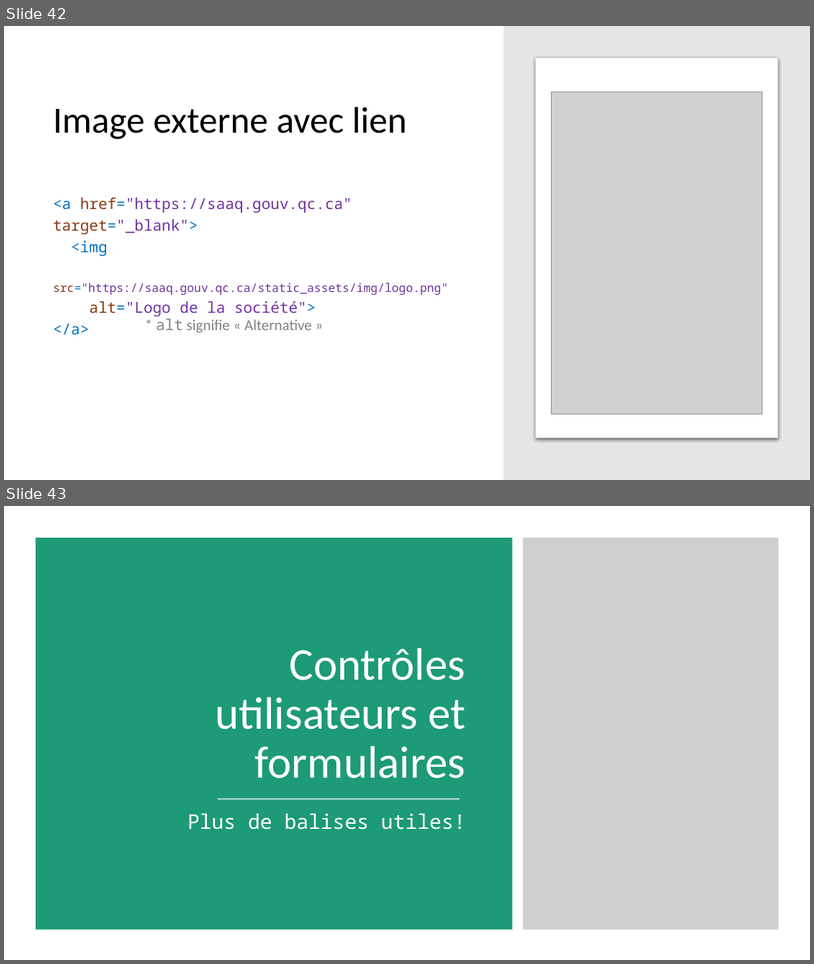
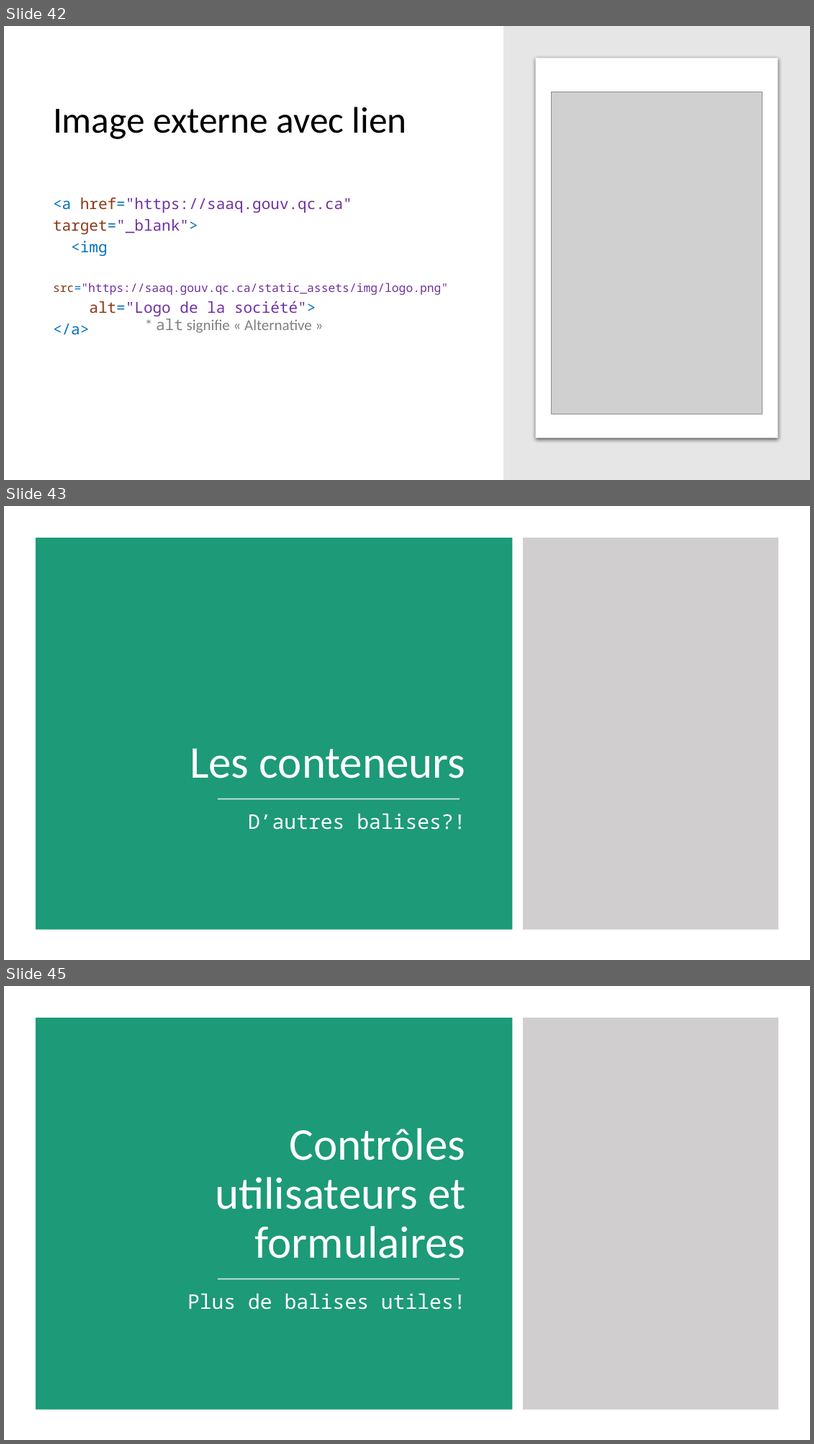
Before and after one commit to fragmatyc/SAAQ, a slide deck: HTML/1. Présentation/Cours HTML - v1.0.pptx. Shown one above the other, each under a label of ours: slides 42 and 43 before the commit, slides 42, 43 and 45 after it; the slides between them are not shown. The pictures are 814x964 and 814x1444 pixels, drawn with LibreOffice and Linux fonts; fonts in the diff are those of the drawing; grey boxes stand for pictures. Boxes give left, top, right and bottom in pixels: in the first picture for what was removed or moved away, otherwise in the second. Text is boxed around its words. In the diff, an @@ line names an element or a change of style, - is before the commit and + after.

```diff
--- a/HTML/1. Présentation/Cours HTML - v1.0.pptx
+++ b/HTML/1. Présentation/Cours HTML - v1.0.pptx
@@ slide 43 added at [4, 506, 810, 960], background #FFFFFF @@
@@ rectangle added at [36, 538, 513, 929], fill #1D9A78 @@
@@ rectangle added at [524, 538, 779, 929], fill #D0CECE @@
@@ title added at [190, 748, 466, 778], 54 pt, text #FFFFFF @@
+Les conteneurs
@@ line added from (218, 799) to (460, 799), #FFFFFF 1.5 pt @@
@@ subtitle added at [248, 813, 466, 829], 24 pt, text #FFFFFF @@
+D’autres balises?!
@@ what was slide 43 is now slide 45 @@
```
Also in this commit, not shown: 6 other slides added.
